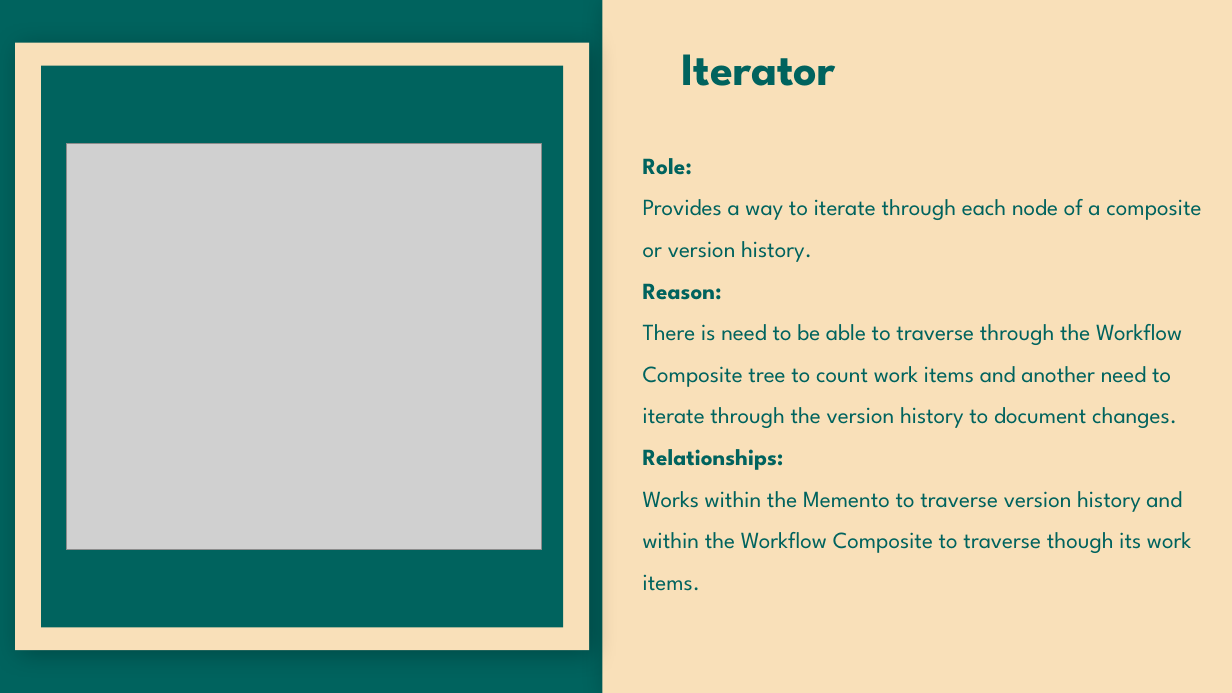
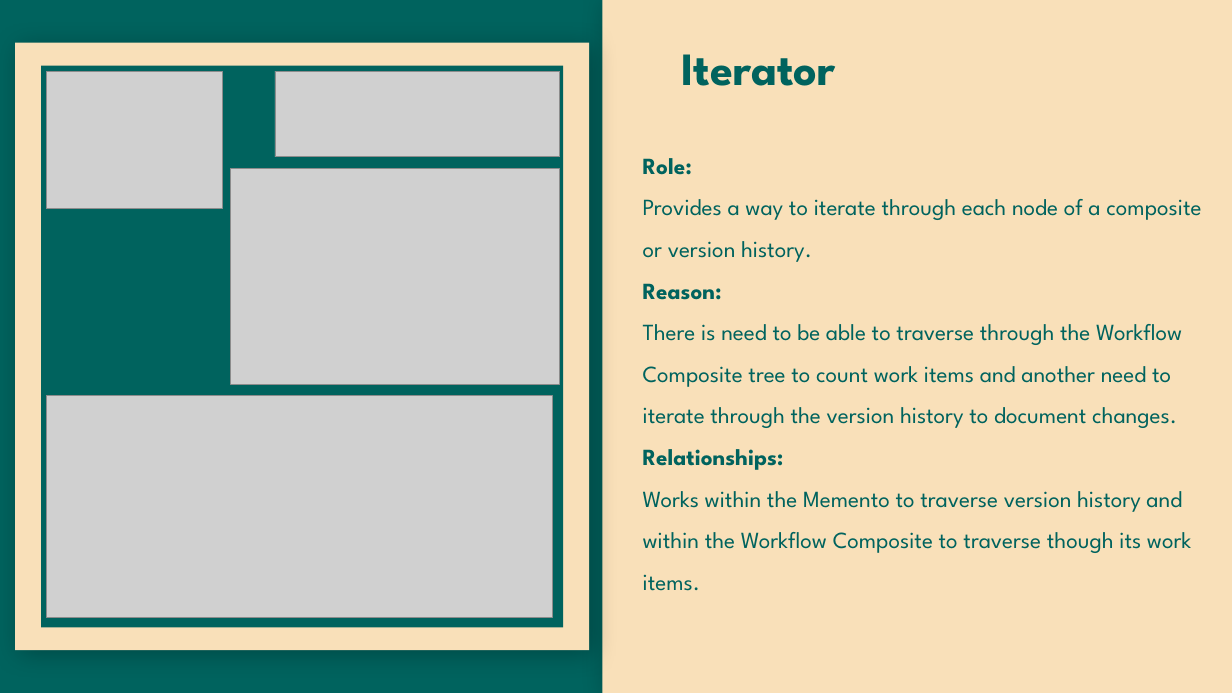
Before and after one commit to yashGhela/cos214prac6, a slide deck: slide 17 of Presentation/TIVIDY-Presentation.pptx (slide 16 before the commit). Drawn at 1232x693 pixels with LibreOffice and Linux fonts; fonts in the diff are those of the drawing; grey boxes stand for pictures; background and template pictures are left out. Boxes give left, top, right and bottom in pixels: in the first picture for what was removed or moved away, otherwise in the second. Text is boxed around its words. In the diff, an @@ line names an element or a change of style, - is before the commit and + after.

```diff
--- a/Presentation/TIVIDY-Presentation.pptx
+++ b/Presentation/TIVIDY-Presentation.pptx
@@ picture added at box(46, 71, 223, 209) @@
@@ picture added at box(275, 71, 560, 157) @@
@@ picture removed at box(67, 143, 542, 550) @@
@@ picture added at box(231, 168, 560, 384) @@
@@ picture added at box(46, 396, 553, 617) @@
```
Also in this commit, not shown: 15 other slides changed, 1 slide added, 3 slides removed, 6 other files.
